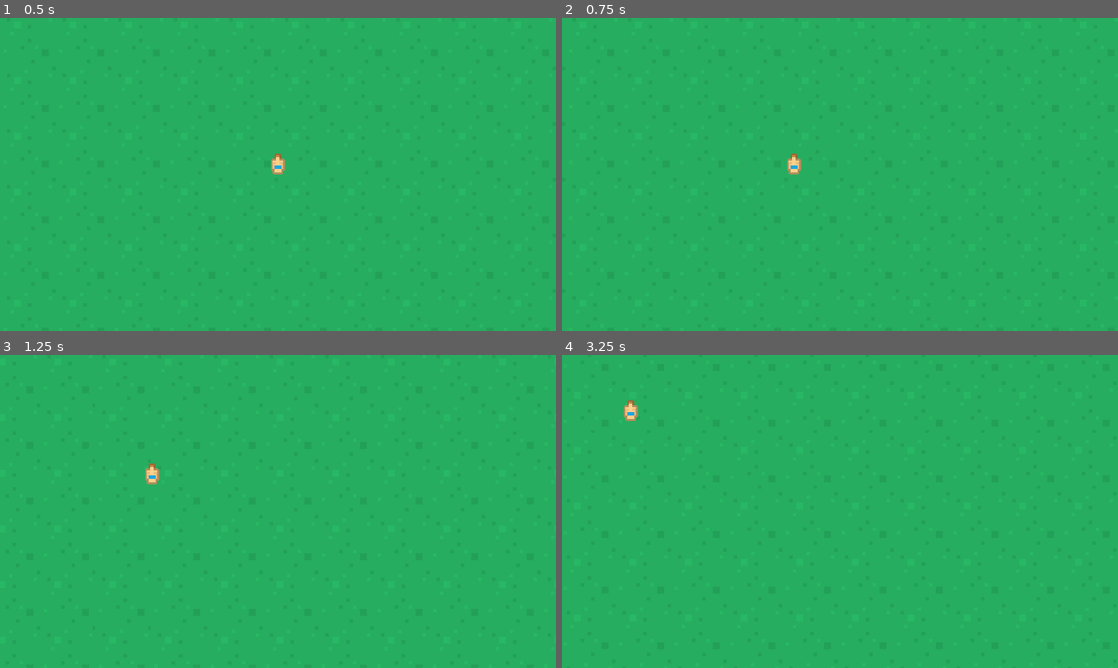
Above: before the commit, frames 1-4 (two rows, left to right).
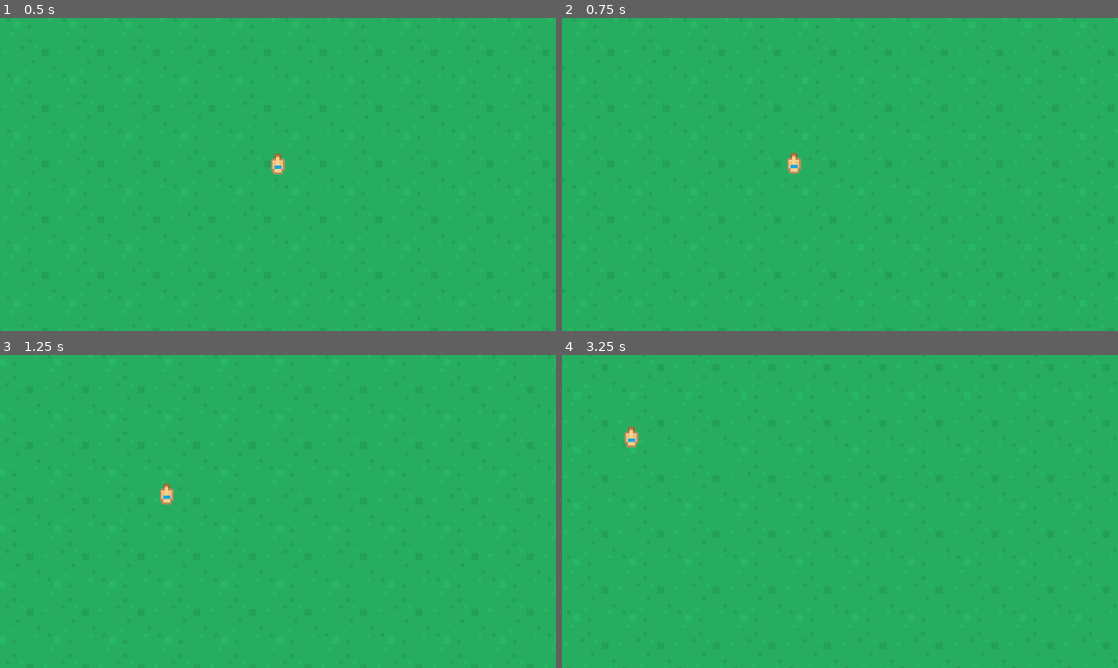
Above: after the commit, the same moments.

Repository: qvintopus/top-down-proelium-01
Game: Godot game, scene res://Levels/Level-01.tscn
The game is run twice, just before and just after one commit, with the same random seed, the same clock (stepped at 60 frames per second) and the same inputs.
Inputs (mouse positions are in pixels of both pictures, inside the frame that each line leads up to):
- Up to frame 1 (0.5 s): no input
- Up to frame 2 (0.75 s): tap Enter at 0.5 s; move the mouse to (962, 158) at 0.52 s; hold D (move_right) from 0.53 s (still down); click (962, 158) at 0.67 s
- Up to frame 3 (1.25 s): keep holding D (move_right)
- Up to frame 4 (3.25 s): move the mouse to (728, 527) at 1.27 s; release D (move_right) at 1.28 s; hold S (move_down) 1.28-2.03 s; move the mouse to (895, 442) at 2.02 s; hold D (move_right) 2.03-2.78 s; tap Space at 2.75 s; move the mouse to (812, 574) at 2.77 s; hold W (move_up) from 2.78 s (still down); click (812, 574) at 2.92 s

Frame 1 is identical in both runs. In frame 2, less than 0.1% of the frame differs, in the area x 40-44%, y 43-50%; in frame 3, 0.3%, in the area x 26-32%, y 34-48%; in frame 4, 0.3%.

Commit message:
Navigation fix

Diff:
--- a/top-down-map-01/Assets/Tilesets/basic-tileset-01.tres
+++ b/top-down-map-01/Assets/Tilesets/basic-tileset-01.tres
@@ -1,22 +1,6 @@
-[gd_resource type="TileSet" load_steps=6 format=2]
+[gd_resource type="TileSet" load_steps=2 format=2]
 
 [ext_resource path="res://Assets/Tiles/RTS_medieval@2.png" type="Texture" id=1]
-
-[sub_resource type="NavigationPolygon" id=1]
-vertices = PoolVector2Array( 128, 128, 0, 128, 0, 0, 128, 0 )
-polygons = [ PoolIntArray( 0, 1, 2, 3 ) ]
-
-[sub_resource type="NavigationPolygon" id=2]
-vertices = PoolVector2Array( 128, 128, 0, 128, 0, 0, 128, 0 )
-polygons = [ PoolIntArray( 0, 1, 2, 3 ) ]
-
-[sub_resource type="NavigationPolygon" id=3]
-vertices = PoolVector2Array( 128, 128, 0, 128, 0, 0, 128, 0 )
-polygons = [ PoolIntArray( 0, 1, 2, 3 ) ]
-
-[sub_resource type="NavigationPolygon" id=4]
-vertices = PoolVector2Array( 128, 128, 0, 128, 0, 0, 128, 0 )
-polygons = [ PoolIntArray( 0, 1, 2, 3 ) ]
 
 [resource]
 0/name = "RTS_medieval@2.png 0"
@@ -27,7 +11,6 @@
 0/tile_mode = 0
 0/occluder_offset = Vector2( 0, 0 )
 0/navigation_offset = Vector2( 0, 0 )
-0/navigation = SubResource( 1 )
 0/shape_offset = Vector2( 0, 0 )
 0/shape_transform = Transform2D( 1, 0, 0, 1, 0, 0 )
 0/shape_one_way = false
@@ -42,7 +25,6 @@
 1/tile_mode = 0
 1/occluder_offset = Vector2( 0, 0 )
 1/navigation_offset = Vector2( 0, 0 )
-1/navigation = SubResource( 2 )
 1/shape_offset = Vector2( 0, 0 )
 1/shape_transform = Transform2D( 1, 0, 0, 1, 0, 0 )
 1/shape_one_way = false
@@ -57,7 +39,6 @@
 2/tile_mode = 0
 2/occluder_offset = Vector2( 0, 0 )
 2/navigation_offset = Vector2( 0, 0 )
-2/navigation = SubResource( 3 )
 2/shape_offset = Vector2( 0, 0 )
 2/shape_transform = Transform2D( 1, 0, 0, 1, 0, 0 )
 2/shape_one_way = false
@@ -72,7 +53,6 @@
 3/tile_mode = 0
 3/occluder_offset = Vector2( 0, 0 )
 3/navigation_offset = Vector2( 0, 0 )
-3/navigation = SubResource( 4 )
 3/shape_offset = Vector2( 0, 0 )
 3/shape_transform = Transform2D( 1, 0, 0, 1, 0, 0 )
 3/shape_one_way = false
--- a/top-down-map-01/Levels/Level-01.tscn
+++ b/top-down-map-01/Levels/Level-01.tscn
@@ -1,8 +1,13 @@
-[gd_scene load_steps=4 format=2]
+[gd_scene load_steps=5 format=2]
 
 [ext_resource path="res://Assets/Tilesets/basic-tileset-01.tres" type="TileSet" id=1]
 [ext_resource path="res://Players/Player.tscn" type="PackedScene" id=2]
 [ext_resource path="res://Entities/Peon-01.tscn" type="PackedScene" id=3]
+
+[sub_resource type="NavigationPolygon" id=1]
+vertices = PoolVector2Array( -2172.98, -1279.22, 2687.84, -1283.46, 2685.72, 1797.46, -2179.33, 1795.34 )
+polygons = [ PoolIntArray( 0, 1, 2, 3 ) ]
+outlines = [ PoolVector2Array( -2172.98, -1279.22, 2687.84, -1283.46, 2685.72, 1797.46, -2179.33, 1795.34 ) ]
 
 [node name="Level-01" type="Node2D"]
 
@@ -17,6 +22,9 @@
 format = 1
 tile_data = PoolIntArray( -589841, 0, 0, -589840, 0, 0, -589839, 0, 0, -589838, 0, 0, -589837, 0, 0, -589836, 0, 0, -58 …(12808 unchanged characters)…
 
+[node name="NavigationPolygonInstance" type="NavigationPolygonInstance" parent="Navigation2D"]
+navpoly = SubResource( 1 )
+
 [node name="Player" parent="." instance=ExtResource( 2 )]
 
 [node name="Peon-01" parent="." instance=ExtResource( 3 )]
